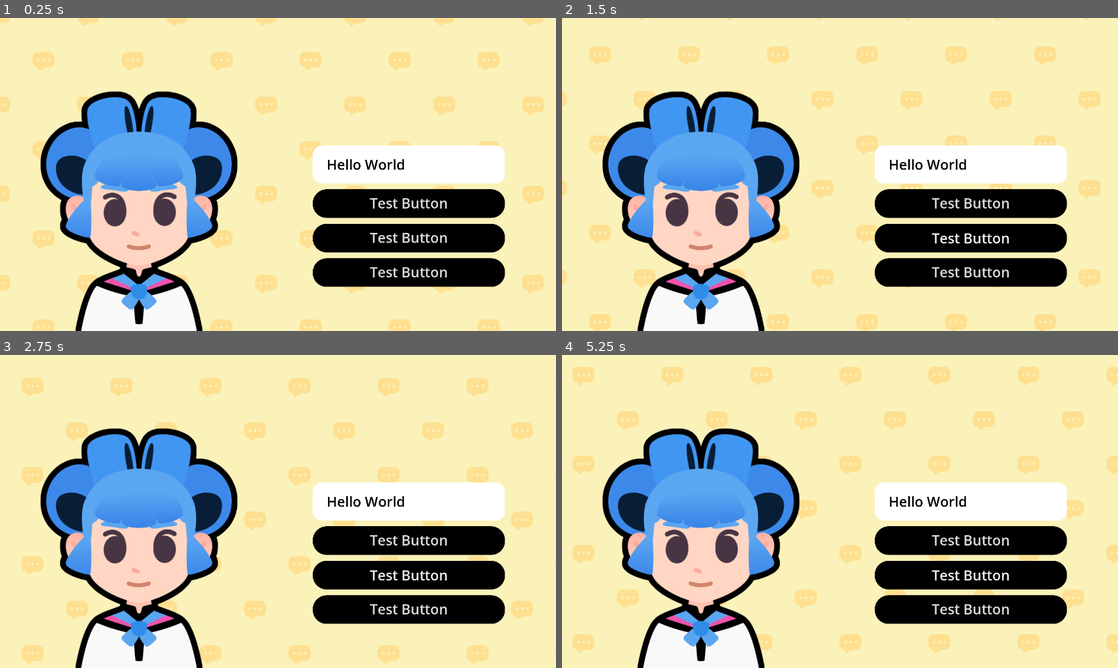
Above: before the commit, frames 1-4 (two rows, left to right).
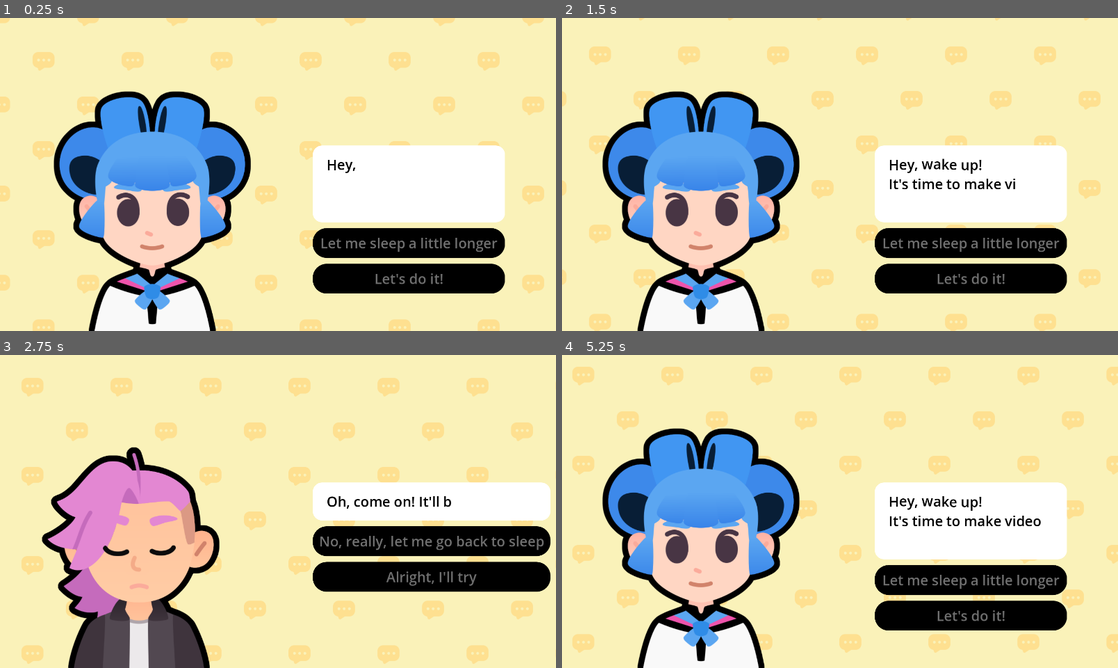
Above: after the commit, the same moments.

Repository: anchen12197/M8-Start-a-Dialogue
Game: Godot game, scene res://lessons/dialogue.tscn
Same seed, same stepped clock (60 frames per second), same inputs: the game is played once before the commit and once after it. The project has no main scene, so this scene is started directly. Sound files missing from this copy of the repository are replaced by a short silence.
Inputs (mouse positions are in pixels of both pictures, inside the frame that each line leads up to):
- Up to frame 1 (0.25 s): no input
- Up to frame 2 (1.5 s): click (973, 202) at 0.5 s, where only the run before the commit has a clickable "Test Button"; click (973, 237) at 1.25 s, where only the run before the commit has a clickable "Test Button"
- Up to frame 3 (2.75 s): click (411, 580) at 2 s, where only the run after the commit has a clickable "Let me sleep a little longer"
- Up to frame 4 (5.25 s): click (973, 608) at 2.75 s, where only the run before the commit has a clickable "Test Button"; click (995, 539) at 3.5 s, where only the run after the commit has a clickable "No, really, let me go back to…"; click (973, 539) at 4.25 s, where only the run before the commit has a clickable "Test Button"; click (973, 574) at 5 s, where only the run before the commit has a clickable "Test Button"

The runs differ from the first frame. In frame 1, 20% of the frame differs, in the area x 7-91%, y 23-100%; in frame 2, 8.1%; in frame 3, 27%, in the area x 7-99%, y 23-100%; in frame 4, 8.2%.
Error before the commit: Parse Error: Identifier "current_item_index" not declared in the current scope. (res://lessons/dialogue.gd:74)

Commit message:
Finished M8L4

Diff:
--- a/M08.start_a_dialog_workbook/lessons/dialogue.gd
+++ b/M08.start_a_dialog_workbook/lessons/dialogue.gd
@@ -18,39 +18,37 @@
 var dialogue_items: Array[Dictionary] = [
 	{
 		"expression": expressions["regular"],
-		"text": "I've been learning about [wave]Arrays and Dictionaries[/wave]",
-		"character": bodies["sophia"]
+		"text": "[wave]Hey, wake up![/wave]\nIt's time to make video games.",
+		"character": bodies["sophia"],
+		"choices": {
+			"Let me sleep a little longer": 2,
+			"Let's do it!": 1,
+		},
 	},
 	{
-		"expression": expressions["regular"],
-		"text": "How has it been going?",
-		"character": bodies["pink"]
+		"expression": expressions["happy"],
+		"text": "Great! Your first task will be to write a [b]dialogue tree[/b].",
+		"character": bodies["sophia"],
+		"choices": {
+			"I will do my best": 3,
+			"No, let me go back to sleep": 2,
+		},
 	},
 	{
 		"expression": expressions["sad"],
-		"text": "... Well... it is a little bit [shake]complicated[/shake]!",
-		"character": bodies["sophia"]
-	},
-	{
-		"expression": expressions["sad"],
-		"text": "Oh!",
-		"character": bodies["pink"]
-	},
-	{
-		"expression": expressions["regular"],
-		"text": "I believe in you!",
-		"character": bodies["pink"]
+		"text": "Oh, come on! It'll be fun.",
+		"character": bodies["pink"],
+		"choices": {
+			"No, really, let me go back to sleep": 0,
+			"Alright, I'll try": 1,
+		},
 	},
 	{
 		"expression": expressions["happy"],
-		"text": "If you stick to it, you'll eventually make it!",
-		"character": bodies["pink"]
+		"text": "That's the spirit! [wave]You can do it![/wave]",
+		"character": bodies["pink"],
+		"choices": {"Okay! (Quit)": - 1},
 	},
-	{
-		"expression": expressions["happy"],
-		"text": "That's it! Let's [tornado freq=3.0][rainbow val=1.0]GOOOOOO!!![/rainbow][/tornado]",
-		"character": bodies["sophia"]
-	}
 ]
 
 ## UI element that shows the texts
@@ -65,11 +63,24 @@
 
 
 func _ready() -> void:
-	show_text()
+	show_text(0)
+
+func create_buttons(choices_data: Dictionary) -> void:
+	for button in action_buttons_v_box_container.get_children():
+		button.queue_free()
+	for choice_text in choices_data:
+		var button := Button.new()
+		action_buttons_v_box_container.add_child(button)
+		button.text = choice_text
+		var target_line_idx: int = choices_data[choice_text]
+		if target_line_idx == 1:
+			button.pressed.connect(get_tree().quit)
+		else:
+			button.pressed.connect(show_text.bind(target_line_idx))
 
 
 ## Draws the current text to the rich text element
-func show_text() -> void:
+func show_text(current_item_index:int) -> void:
 	# We retrieve the current item from the array
 	var current_item := dialogue_items[current_item_index]
 	# from the item, we extract the properties.
@@ -78,7 +89,7 @@
 	rich_text_label.text = current_item["text"]
 	expression.texture = current_item["expression"]
 	body.texture = current_item["character"]
-
+	create_buttons(current_item["choices"])
 	# We set the initial visible ratio to the text to 0, so we can change it in the tween
 	rich_text_label.visible_ratio = 0.0
 	# We create a tween that will draw the text
@@ -103,7 +114,12 @@
 	# We animate the character sliding in.
 	slide_in()
 
-	# Finally, we disable the next button until the text finishes displaying.
+	for button: Button in action_buttons_v_box_container.get_children():
+		button.disabled = true
+	tween.finished.connect(func()-> void:
+		for button: Button in action_buttons_v_box_container.get_children():
+			button.disabled=false
+	)
 
 
 
